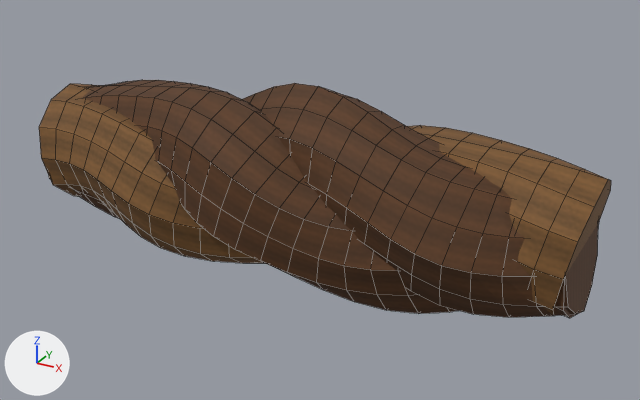
The Blender file assets/models/source/rootforged-worldroot-beam-2m.blend as it was, and as the next commit left it.
One viewpoint serves both versions: a camera (50 mm lens) standing at (1.464, -2.497, 1.716) and looking at (0.079, 0.021, 0.457). Arrows for +X, +Y and +Z are at lower left; the lights stay in place. The picture after the commit comes second. Mesh edges are drawn as thin lines.

The first picture shows 'braided-root-0', 'braided-root-1', 'braided-root-2'.
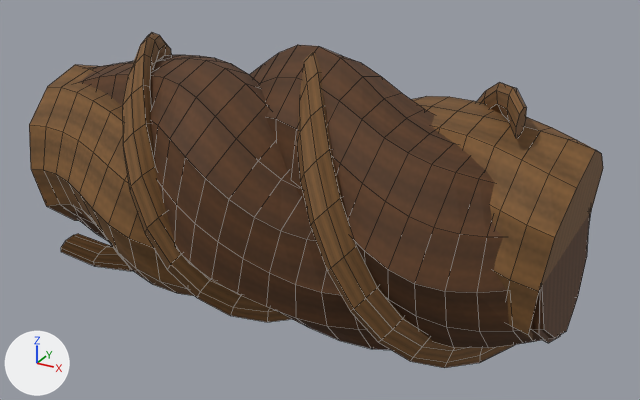
Where the change shows, as pixel boxes [x1, y1, x2, y2] in the pictures (640 x 400 px):
'braided-root-2', rescaled (29% taller): before [49, 83, 598, 317]; after [66, 45, 589, 348]
'braided-root-0', rescaled (24% taller): before [81, 80, 599, 318]; after [78, 55, 591, 350]
'braided-root-1', surface changed, rescaled (19% taller): before [39, 84, 611, 315]; after [29, 65, 603, 341]
'surface-root-vein-1', added: after [61, 52, 515, 368]
'surface-root-vein-0', added: after [122, 32, 527, 322]

Diff of the bpy script that builds the scene:
```diff
--- a/assets/models/source/rootforged-worldroot-beam-2m.blend.py
+++ b/assets/models/source/rootforged-worldroot-beam-2m.blend.py
@@ img_worldroot_heartwood_grain @@
-img_worldroot_heartwood_grain = load_image('worldroot-heartwood-grain', '_unpacked/worldroot-heartwood-grain', 256, 256, 'sRGB')
+img_worldroot_heartwood_grain = load_image('worldroot-heartwood-grain', '_unpacked/5fc83e7a863e7be0.png', 256, 256, 'sRGB')
@@ me_braided_root_0 @@
 # used by ob_braided_root_0; location = (0.0, 0.0, 0.0)
-me_braided_root_0.from_pydata(...)  # 300 vertices, 290 faces; spans x -1.01..1.01, y -0.35..0.28, z 0.18..0.82
+me_braided_root_0.from_pydata(...)  # 300 vertices, 290 faces; spans x -0.97..0.97, y -0.44..0.44, z -0.44..0.44
+# me_braided_root_0 part 1: the whole mesh is scaled about its middle by (0.958, 1.4, 1.38), then moved by (0.0, 0.04, -0.5)
 me_braided_root_0.materials.append(mat_worldroot_bark)
@@ me_braided_root_1 @@
 # used by ob_braided_root_1; location = (0.0, 0.0, 0.0)
-me_braided_root_1.from_pydata(...)  # 300 vertices, 290 faces; spans x -1.03..1.05, y -0.32..0.36, z 0.15..0.76
+me_braided_root_1.from_pydata(...)  # 300 vertices, 290 faces; spans x -1.0..1.0, y -0.48..0.48, z -0.42..0.42
+# me_braided_root_1 part 2: the whole mesh is scaled about its middle by (0.958, 1.4, 1.38), then moved by (-0.01, -0.02, -0.46)
 me_braided_root_1.materials.append(mat_worldroot_heartwood)
@@ me_braided_root_2 @@
 # used by ob_braided_root_2; location = (0.0, 0.0, 0.0)
-me_braided_root_2.from_pydata(...)  # 300 vertices, 290 faces; spans x -1.04..1.03, y -0.32..0.33, z 0.22..0.87
+me_braided_root_2.from_pydata(...)  # 300 vertices, 290 faces; spans x -0.99..0.99, y -0.45..0.45, z -0.44..0.44
+# me_braided_root_2 part 3: the whole mesh is scaled about its middle by (0.958, 1.4, 1.38), then moved by (0.01, 0.0, -0.55)
 me_braided_root_2.materials.append(mat_worldroot_bark)
@@ me_surface_root_vein_1 @@
+me_surface_root_vein_1.from_pydata(...)  # 200 vertices, 194 faces; spans x -0.82..0.82, y -0.5..0.5, z -0.49..0.49
+me_surface_root_vein_1.materials.append(mat_worldroot_heartwood)  # picture img_worldroot_heartwood_grain
@@ me_surface_root_vein_0 @@
+me_surface_root_vein_0.from_pydata(...)  # 200 vertices, 194 faces; spans x -0.82..0.82, y -0.5..0.5, z -0.49..0.49
+me_surface_root_vein_0.materials.append(mat_worldroot_heartwood)  # picture img_worldroot_heartwood_grain
@@ ob_braided_root_0 @@
 ob_braided_root_0 = bpy.data.objects.new('braided-root-0', me_braided_root_0)
-ob_braided_root_0.location = (0.0, 0.0, 0.0)
+ob_braided_root_0.location = (-0.002, -0.053, 0.492)
@@ ob_braided_root_1 @@
 ob_braided_root_1 = bpy.data.objects.new('braided-root-1', me_braided_root_1)
-ob_braided_root_1.location = (0.0, 0.0, 0.0)
+ob_braided_root_1.location = (0.004, 0.024, 0.433)
@@ ob_braided_root_2 @@
 ob_braided_root_2 = bpy.data.objects.new('braided-root-2', me_braided_root_2)
-ob_braided_root_2.location = (0.0, 0.0, 0.0)
+ob_braided_root_2.location = (-0.008, 0.002, 0.556)
@@ ob_surface_root_vein_1 @@
+ob_surface_root_vein_1 = bpy.data.objects.new('surface-root-vein-1', me_surface_root_vein_1)
+ob_surface_root_vein_1.location = (-0.011, -0.002, 0.502)
@@ ob_surface_root_vein_0 @@
+ob_surface_root_vein_0 = bpy.data.objects.new('surface-root-vein-0', me_surface_root_vein_0)
+ob_surface_root_vein_0.location = (-0.012, -0.003, 0.487)
```
